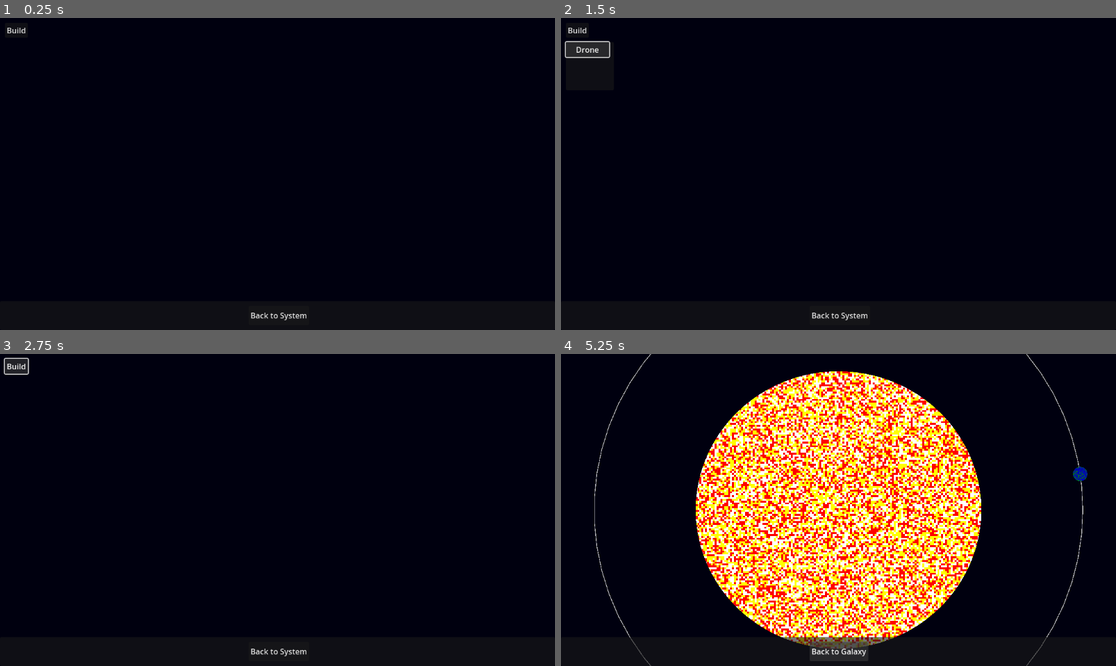
Above: before the commit, frames 1-4 (two rows, left to right).
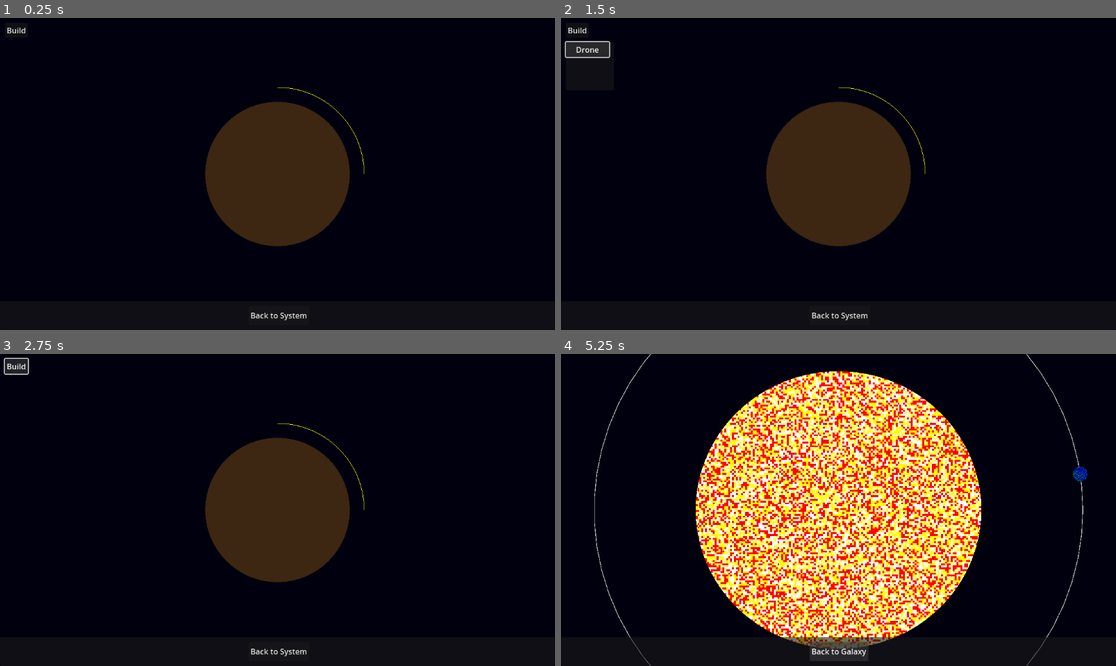
Above: after the commit, the same moments.

Repository: indifferenteye/hegswarm
Game: Godot game, scene res://scenes/space.tscn
Two runs of this game, one before a commit and one after it. Both use one fixed random seed, a clock stepped at 60 frames per second and the inputs below. This scene is started directly instead of the project's main scene.
Inputs:
- Up to frame 1 (0.25 s): no input
- Up to frame 2 (1.5 s): click "Build" at 0.5 s; click "Drone" at 1.25 s
- Up to frame 3 (2.75 s): click "Build" at 2 s
- Up to frame 4 (5.25 s): click "Build" at 2.75 s; click "Drone" at 3.5 s; click "Drone" at 4.25 s; click "Back to System" at 5 s

The runs differ from the first frame. In frame 1, 9.5% of the frame differs, in the area x 36-66%, y 22-74%; in frame 2, 9.5%; in frame 3, 9.5%; in frame 4, nothing differs.

Commit message:
Add material cluster and update drones

Diff:
--- /dev/null
+++ b/assets/materials/material_cluster.tscn
@@ -0,0 +1,6 @@
+[gd_scene load_steps=2 format=3]
+
+[ext_resource type="Script" path="res://scripts/entities/material_cluster.gd" id="1"]
+
+[node name="MaterialCluster" type="Node2D"]
+script = ExtResource("1")
--- a/scripts/entities/drone_blueprint.gd
+++ b/scripts/entities/drone_blueprint.gd
@@ -10,6 +10,9 @@
 func _ready() -> void:
     add_to_group("drone_blueprint")
     queue_redraw()
+
+func needs_material(material_type: String) -> bool:
+    return current_materials.get(material_type, 0) < required_materials.get(material_type, 0)
 
 func add_material(material_type: String) -> void:
     var current = current_materials.get(material_type, 0)
--- /dev/null
+++ b/scripts/entities/material_cluster.gd
@@ -0,0 +1,31 @@
+extends Node2D
+
+@export var capacity: int = 20
+@export var material_type: String = "iron"
+var stored_amount: int = 0
+
+func _ready() -> void:
+    add_to_group("material_cluster")
+    queue_redraw()
+
+func add_material(mat_type: String) -> bool:
+    if mat_type != material_type:
+        return false
+    if stored_amount >= capacity:
+        return false
+    stored_amount += 1
+    queue_redraw()
+    return true
+
+func take_material() -> bool:
+    if stored_amount <= 0:
+        return false
+    stored_amount -= 1
+    queue_redraw()
+    return true
+
+func _draw() -> void:
+    draw_circle(Vector2.ZERO, 10.0, Color(0.8, 0.5, 0.1, 0.3))
+    if capacity > 0:
+        var angle := TAU * float(stored_amount) / float(capacity)
+        draw_arc(Vector2.ZERO, 12.0, -PI / 2.0, angle, 16, Color.YELLOW)
--- a/scripts/entities/space_drone.gd
+++ b/scripts/entities/space_drone.gd
@@ -12,6 +12,8 @@
 var manual_destination_active: bool = false
 var carried_material = null
 var blueprint_target: Node2D = null
+var cluster_target: Node2D = null
+var deliver_to_cluster: bool = false
 
 ## Push away from nearby drones to avoid clumping.
 func _apply_separation_force(delta: float) -> void:
@@ -33,7 +35,14 @@
     _apply_separation_force(delta)
     if _handle_manual_move(delta):
         return
-    if _deliver_material(delta):
+    if carried_material != null:
+        if deliver_to_cluster:
+            if _deliver_to_cluster(delta):
+                return
+        else:
+            if _deliver_material(delta):
+                return
+    if _take_from_cluster(delta):
         return
     if _collect_material(delta):
         return
@@ -68,10 +77,47 @@
         blueprint_target = null
     return true
 
+func _deliver_to_cluster(delta: float) -> bool:
+    if carried_material == null:
+        return false
+    if cluster_target == null or not is_instance_valid(cluster_target):
+        cluster_target = _get_nearest_cluster()
+    if cluster_target == null:
+        return true
+    var dist := position.distance_to(cluster_target.global_position)
+    if dist > mining_range:
+        var dir := (cluster_target.global_position - position).normalized()
+        position += dir * move_speed * delta
+    else:
+        if cluster_target.has_method("add_material"):
+            if cluster_target.add_material(carried_material["material_type"]):
+                carried_material = null
+                deliver_to_cluster = false
+                cluster_target = null
+    return true
+
+func _take_from_cluster(delta: float) -> bool:
+    var cluster := _get_nearest_cluster()
+    var blueprint := _get_nearest_blueprint()
+    if cluster == null or blueprint == null:
+        return false
+    if not blueprint.has_method("needs_material") or not blueprint.needs_material(cluster.material_type):
+        return false
+    var dist := position.distance_to(cluster.global_position)
+    if dist > mining_range:
+        var dir := (cluster.global_position - position).normalized()
+        position += dir * move_speed * delta
+    else:
+        if cluster.has_method("take_material") and cluster.take_material():
+            carried_material = {"material_type": cluster.material_type}
+            blueprint_target = blueprint
+            deliver_to_cluster = false
+    return true
+
 func _collect_material(delta: float) -> bool:
     var iron := _get_nearest_material()
-    var blueprint := _get_nearest_blueprint()
-    if iron == null or blueprint == null:
+    var cluster := _get_nearest_cluster()
+    if iron == null or cluster == null:
         return false
     var dist := position.distance_to(iron.global_position)
     if dist > mining_range:
@@ -79,6 +125,8 @@
         position += dir * move_speed * delta
     else:
         carried_material = {"material_type": iron.material_type}
+        deliver_to_cluster = true
+        cluster_target = cluster
         iron.queue_free()
     return true
 
@@ -125,3 +173,13 @@
             closest_distance = distance
             closest = bp
     return closest
+
+func _get_nearest_cluster() -> Node2D:
+    var closest
+    var closest_distance := detection_range
+    for c in get_tree().get_nodes_in_group("material_cluster"):
+        var distance := position.distance_to(c.global_position)
+        if distance < closest_distance:
+            closest_distance = distance
+            closest = c
+    return closest
--- a/scripts/world/space.gd
+++ b/scripts/world/space.gd
@@ -7,6 +7,7 @@
 @export var drone_scene: PackedScene = preload("res://assets/drones/space_drone.tscn")
 @export var processed_material_scene: PackedScene = preload("res://assets/materials/processed_iron.tscn")
 @export var blueprint_scene: PackedScene = preload("res://assets/drones/drone_blueprint.tscn")
+@export var material_cluster_scene: PackedScene = preload("res://assets/materials/material_cluster.tscn")
 
 var build_mode: String = ""
 var selected_drones: Array = []
@@ -59,6 +60,12 @@
                 d.scale *= 10
                 d.add_to_group("drone")
                 d.set_meta("scene_path", scene_path)
+
+    if material_cluster_scene:
+        var cluster: Node2D = material_cluster_scene.instantiate()
+        add_child(cluster)
+        cluster.position = Vector2.ZERO
+        cluster.scale *= 10
 
 func _draw() -> void:
     if selecting:
